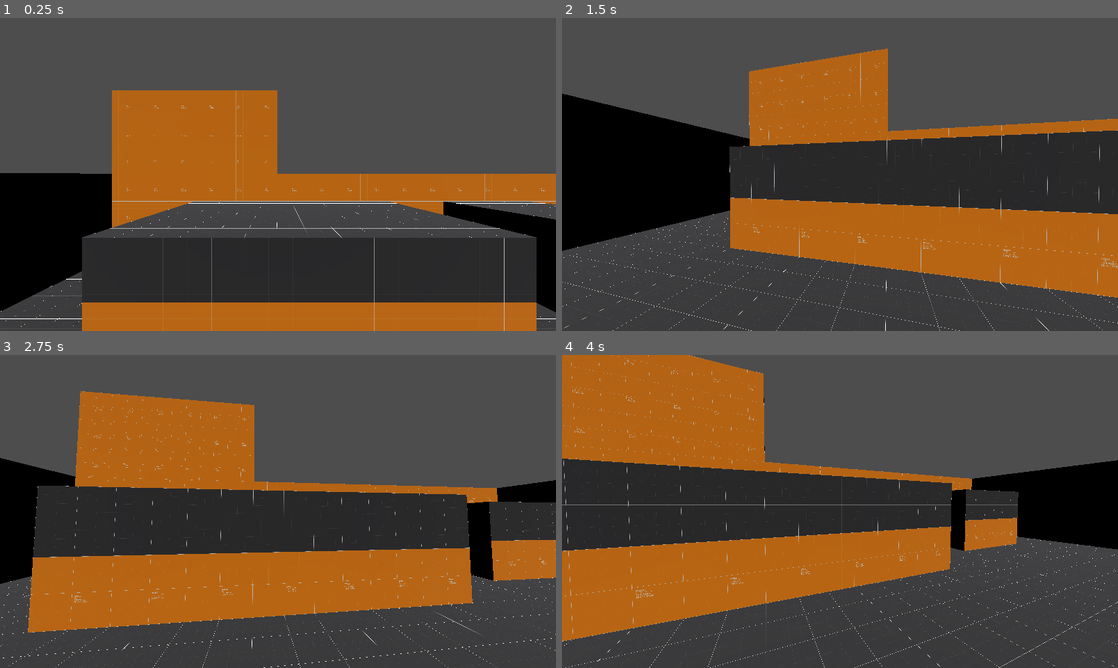
Above: before the commit, frames 1-4 (two rows, left to right).
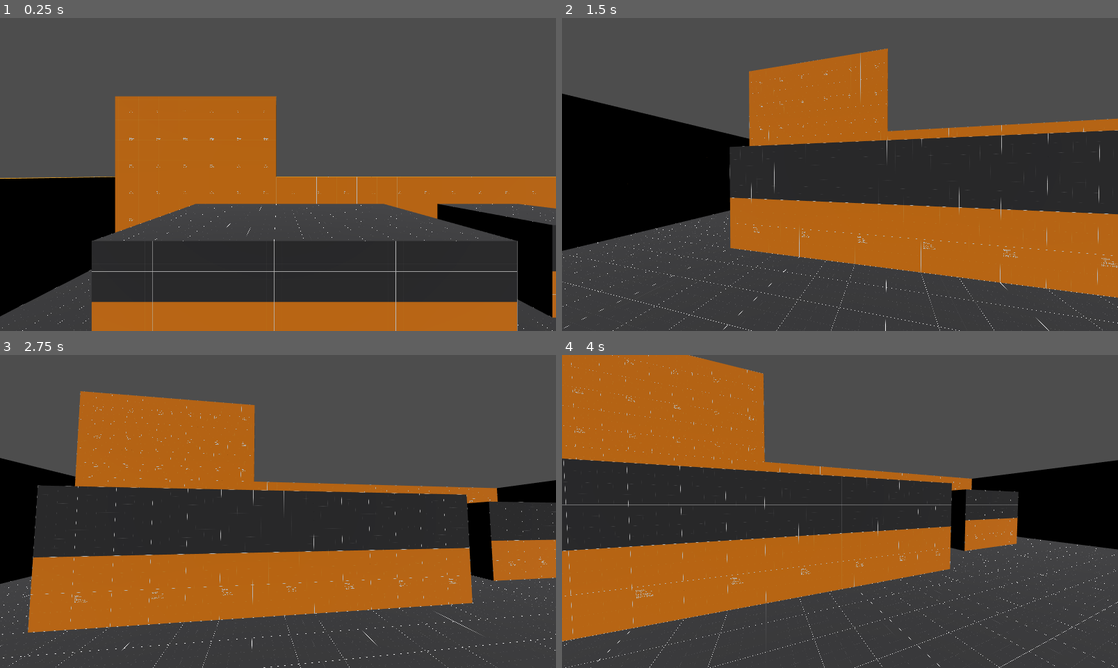
Above: after the commit, the same moments.

Repository: oikpanagiotis/harambe
Game: Godot game, scene res://draft/milos/prototype_level.tscn
Two runs of this game, one before a commit and one after it. Both use one fixed random seed, a clock stepped at 60 frames per second and the inputs below. This scene is started directly instead of the project's main scene.
Inputs (mouse positions are in pixels of both pictures, inside the frame that each line leads up to):
- Up to frame 1 (0.25 s): no input
- Up to frame 2 (1.5 s): move the mouse to (867, 174) at 0.52 s; move the mouse to (812, 174) at 1.27 s
- Up to frame 3 (2.75 s): move the mouse to (289, 505) at 2.02 s
- Up to frame 4 (4 s): move the mouse to (834, 517) at 2.77 s; move the mouse to (878, 514) at 3.52 s

The runs differ from the first frame. In frame 1, 6.6% of the frame differs, in the area x 0-100%, y 23-100%; in frame 2, 0.5%; in frame 3, 0.5%; in frame 4, 0.5%.

Commit message:
Made some gameplay changes

Diff:
--- /dev/null
+++ b/arm.tscn
@@ -0,0 +1,109 @@
+[gd_scene load_steps=5 format=3 uid="uid://blb54shhw1yv3"]
+
+[ext_resource type="PackedScene" uid="uid://pl6oufkemeke" path="res://external_resources/arm/arm.glb" id="1_5qy1j"]
+
+[sub_resource type="Animation" id="Animation_5qy1j"]
+resource_name = "run"
+length = 2.0
+loop_mode = 1
+tracks/0/type = "rotation_3d"
+tracks/0/imported = false
+tracks/0/enabled = true
+tracks/0/path = NodePath(".:arm_upper")
+tracks/0/interp = 1
+tracks/0/loop_wrap = true
+tracks/0/keys = PackedFloat32Array(0, 1, 0.35996628, 0.20468964, 0.14486489, 0.89863265, 1.06, 1, -0.30843368, 0.4970124, -0.1405718, 0.79880345)
+tracks/1/type = "rotation_3d"
+tracks/1/imported = false
+tracks/1/enabled = true
+tracks/1/path = NodePath(".:arm_lower")
+tracks/1/interp = 1
+tracks/1/loop_wrap = true
+tracks/1/keys = PackedFloat32Array(0, 1, 0.24090953, 0.009077517, -0.11583801, 0.9635673, 1.06, 1, 0.43780118, -0.034109183, 0.12752198, 0.8893283)
+tracks/2/type = "rotation_3d"
+tracks/2/imported = false
+tracks/2/enabled = true
+tracks/2/path = NodePath(".:wrist")
+tracks/2/interp = 1
+tracks/2/loop_wrap = true
+tracks/2/keys = PackedFloat32Array(0, 1, -0.3183789, 0.28576183, -0.29725903, 0.85358775, 1.06, 1, -0.19625513, 0.2915654, 0.008018728, 0.9361673)
+tracks/3/type = "rotation_3d"
+tracks/3/imported = false
+tracks/3/enabled = true
+tracks/3/path = NodePath(".:palm")
+tracks/3/interp = 1
+tracks/3/loop_wrap = true
+tracks/3/keys = PackedFloat32Array(0, 1, -0.04038947, -0.029300775, -0.5594414, 0.8273666, 1.06, 1, -0.040389474, -0.029300775, -0.5594414, 0.8273666)
+tracks/4/type = "rotation_3d"
+tracks/4/imported = false
+tracks/4/enabled = true
+tracks/4/path = NodePath(".:deform_am_upper")
+tracks/4/interp = 1
+tracks/4/loop_wrap = true
+tracks/4/keys = PackedFloat32Array(0, 1, -0.6942766, 0.13408783, 0.69427735, 0.13408764, 1.06, 1, -0.6942766, 0.13408783, 0.69427735, 0.13408764)
+
+[sub_resource type="Animation" id="Animation_m8ymp"]
+length = 4.017
+loop_mode = 2
+tracks/0/type = "rotation_3d"
+tracks/0/imported = false
+tracks/0/enabled = true
+tracks/0/path = NodePath(".:arm_upper")
+tracks/0/interp = 1
+tracks/0/loop_wrap = true
+tracks/0/keys = PackedFloat32Array(0, 1, -0.36631253, 0.5097295, -0.16498062, 0.76077086)
+tracks/1/type = "rotation_3d"
+tracks/1/imported = false
+tracks/1/enabled = true
+tracks/1/path = NodePath(".:arm_lower")
+tracks/1/interp = 1
+tracks/1/loop_wrap = true
+tracks/1/keys = PackedFloat32Array(0, 1, 0.39478225, -0.02407368, 0.070344076, 0.91576153)
+tracks/2/type = "rotation_3d"
+tracks/2/imported = false
+tracks/2/enabled = true
+tracks/2/path = NodePath(".:wrist")
+tracks/2/interp = 1
+tracks/2/loop_wrap = true
+tracks/2/keys = PackedFloat32Array(0, 1, -0.14151438, 0.28402057, 0.13790348, 0.93823695)
+tracks/3/type = "rotation_3d"
+tracks/3/imported = false
+tracks/3/enabled = true
+tracks/3/path = NodePath(".:palm")
+tracks/3/interp = 1
+tracks/3/loop_wrap = true
+tracks/3/keys = PackedFloat32Array(0, 1, -0.04038947, -0.029300775, -0.5594414, 0.8273666)
+tracks/4/type = "rotation_3d"
+tracks/4/imported = false
+tracks/4/enabled = true
+tracks/4/path = NodePath(".:deform_am_upper")
+tracks/4/interp = 1
+tracks/4/loop_wrap = true
+tracks/4/keys = PackedFloat32Array(0, 1, -0.6942766, 0.13408783, 0.69427735, 0.13408764)
+
+[sub_resource type="AnimationLibrary" id="AnimationLibrary_wbqlu"]
+_data = {
+&"RESET": SubResource("Animation_m8ymp"),
+&"run": SubResource("Animation_5qy1j")
+}
+
+[node name="arm" instance=ExtResource("1_5qy1j")]
+
+[node name="Skeleton3D" parent="Armature" index="0"]
+transform = Transform3D(0.99991834, -0.00018843818, -0.012791493, -0.00018855529, 0.99956626, -0.02945061, 0.012791528, 0.029450627, 0.9994845, 0, 0, 0)
+bones/0/rotation = Quaternion(-0.36631256, 0.5097295, -0.16498062, 0.7607709)
+bones/0/scale = Vector3(1.0000006, 1.0000005, 1.0000001)
+bones/1/position = Vector3(3.4678536e-07, 1.0482911, -1.6311213e-07)
+bones/1/rotation = Quaternion(0.39478225, -0.024073683, 0.07034408, 0.9157616)
+bones/1/scale = Vector3(1.0000002, 1.0000008, 0.99999994)
+bones/2/position = Vector3(3.8934186e-07, 1.1771176, 2.5228258e-07)
+bones/2/rotation = Quaternion(-0.1415144, 0.28402057, 0.13790348, 0.93823695)
+bones/2/scale = Vector3(1.000001, 0.9999998, 0.9999998)
+bones/3/position = Vector3(2.5356104e-09, 0.33692876, 1.342861e-07)
+bones/3/scale = Vector3(1, 0.9999998, 1.0000001)
+
+[node name="AnimationPlayer" type="AnimationPlayer" parent="Armature" index="1"]
+root_node = NodePath("../Skeleton3D")
+libraries = {
+&"": SubResource("AnimationLibrary_wbqlu")
+}
--- a/draft/milos/fps_controller.tscn
+++ b/draft/milos/fps_controller.tscn
@@ -32,12 +32,14 @@
 const bob_amplitude = 0.02
 var time_bob = 0.0
 var juice_modifier = 1.0
+
+var is_doing_ground_pound = false
+
 #fov variables
 const BASE_FOV = 80.0
 const FOV_CHANGE = 2.0
 
 func _ready():
-
 	Input.mouse_mode = Input.MOUSE_MODE_CAPTURED
 
 func _unhandled_input(event) -> void:
@@ -48,14 +50,20 @@
 		camera.rotation.x = clamp(camera.rotation.x, TILT_LOWER_LIMIT, TILT_UPPER_LIMIT)
 
 func _physics_process(delta: float) -> void:
-
 	if is_falling() and Input.is_action_pressed(\"jump\"):
 		current_mass = MASS * 2
 		juice_modifier = 10.0
+		is_doing_ground_pound = true
 	else:
+		is_doing_ground_pound = false
 		current_mass = MASS
 		juice_modifier = 1.0
 
+	# Handle sprint
+	if Input.is_action_pressed(\"sprint\"):
+		speed = RUN_SPEED
+	else:
+		speed = WALK_SPEED
 
 	if not is_on_floor():
 		if is_on_wall_on_either_side() and is_falling():
@@ -63,14 +71,35 @@
 		else:
 			velocity += get_gravity() * current_mass * delta
 
-	# Handle sprint
-	if Input.is_action_pressed(\"sprint\"):
-		speed = RUN_SPEED
+	handle_movement(speed, delta)
+	handle_jump()
+	add_juice(delta,speed)
+	move_and_slide()
+
+func is_falling() -> bool:
+	return velocity.y < 0
+
+func handle_movement(speed, delta) -> void:
+	var input_dir := Input.get_vector(\"move_left\", \"move_right\", \"move_forward\", \"move_backward\")
+	var direction = (head.transform.basis * transform.basis * Vector3(input_dir.x, 0, input_dir.y)).normalized()
+	var target_velocity = Vector3.ZERO
+
+	if is_doing_ground_pound:
+		velocity.x = 0
+		velocity.z = 0
+		return
+
+	if direction:
+		target_velocity.x = direction.x * speed
+		target_velocity.z = direction.z * speed
+
+		velocity.x = lerp(velocity.x,target_velocity.x, acceleration * delta)
+		velocity.z = lerp(velocity.z,target_velocity.z, acceleration * delta)
 	else:
-		speed = WALK_SPEED
+		velocity.x = lerp(velocity.x, 0.0, delta * 7.0)
+		velocity.z = lerp(velocity.z, 0.0, delta * 7.0)
 
-	handle_movement(speed, delta)
-	# Handle jump.
+func handle_jump():
 	if Input.is_action_just_pressed(\"jump\"):
 		jump_buffer.start()
 
@@ -82,31 +111,12 @@
 		elif jump_buffer.time_left == jump_buffer.wait_time and is_on_wall_on_either_side():
 			velocity = get_walljump_wall_normal() * 20
 			velocity.y = JUMP_VELOCITY
-	add_juice(delta,speed)
-	move_and_slide()
-
-func is_falling() -> bool:
-	return velocity.y < 0
-
-
-func handle_movement(speed, delta) -> void:
-	var input_dir := Input.get_vector(\"move_left\", \"move_right\", \"move_forward\", \"move_backward\")
-	var direction = (head.transform.basis * transform.basis * Vector3(input_dir.x, 0, input_dir.y)).normalized()
-	var target_velocity = Vector3.ZERO
-	if direction:
-		target_velocity.x = direction.x * speed
-		target_velocity.z = direction.z * speed
-
-		velocity.x = lerp(velocity.x,target_velocity.x, acceleration * delta)
-		velocity.z = lerp(velocity.z,target_velocity.z, acceleration * delta)
-	else:
-		velocity.x = lerp(velocity.x, 0.0, delta * 7.0)
-		velocity.z = lerp(velocity.z, 0.0, delta * 7.0)
 
 func add_juice(delta, speed) -> void:
 	#Bobbing
 	time_bob += delta * velocity.length() * float(is_on_floor())
-	camera.transform.origin = headbob(time_bob)
+	if is_on_floor():
+		camera.transform.origin = headbob(time_bob)
 
 	# FOV
 	var velocity_clamped = clamp(velocity.length(), 0.5, speed * 2)
--- a/project.godot
+++ b/project.godot
@@ -24,6 +24,7 @@
 window/size/viewport_width=1280
 window/size/viewport_height=720
 window/size/resizable=false
+window/vsync/vsync_mode=0
 
 [input]
 
@@ -61,3 +62,7 @@
 [rendering]
 
 renderer/rendering_method="mobile"
+anti_aliasing/quality/msaa_2d=3
+anti_aliasing/quality/msaa_3d=3
+anti_aliasing/quality/screen_space_aa=2
+anti_aliasing/quality/use_taa=true
